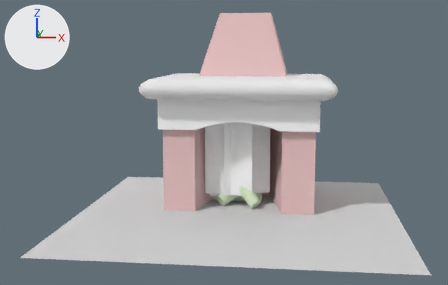
The Blender file vrml_2/movie_texture/fireplace.blend as it was, and as the next commit left it.
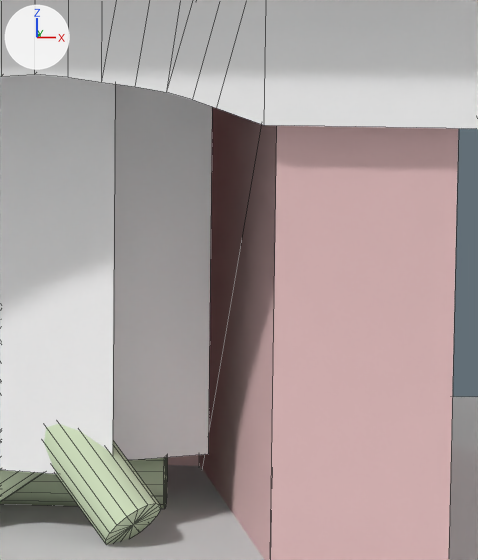
The first picture shows the older version from a 50 mm camera at (1.1, -12.17, 2.73) aimed at (-0.25, -1.1, 1.02). The close-ups show both versions on the part from 52% to 71% of the width and 38% to 74% of the height of that picture; other places that the commit changed are outside them. Arrows for +X, +Y and +Z are at upper left; the lights stay in place. The close-ups show mesh edges as thin lines.

Before the edit, the objects in view are built like this:
```python
me_plane_001 = bpy.data.meshes.new('Plane.001')
me_plane_001.from_pydata([(0.56, 1.41, 0.0), (0.56, -0.48, 0.0), (-0.58, -0.48, 0.0), (-0.58, 1.41, 0.0)], [], [(0, 3, 2, 1)])
me_plane_001.materials.append(mat_material_004)  # its picture is missing
me_plane_004 = bpy.data.meshes.new('Plane.004')
me_plane_004.from_pydata([(0.56, 1.41, 0.0), (0.56, -0.48, 0.0), (-0.58, -0.48, 0.0), (-0.58, 1.41, 0.0)], [], [(0, 3, 2, 1)])
me_plane_004.materials.append(mat_material_004)  # its picture is missing
me_woodcyl = bpy.data.meshes.new('WoodCyl')
me_woodcyl.from_pydata(...)  # a 16-sided cylinder along z spanning x -0.1..0.1, y -0.1..0.1, z -0.4..0.4
me_woodcyl.polygons.foreach_set('use_smooth', [True] * 48)
me_woodcyl.materials.append(mat_wood)  # its picture is missing
ob_plane_001 = bpy.data.objects.new('Plane.001', me_plane_001)
ob_plane_001.location = (-0.1, -0.077, 0.3)
ob_plane_001.rotation_euler = (1.571, 0.0, 0.436)  # degrees (90, 0, 25)
ob_plane_003 = bpy.data.objects.new('Plane.003', me_plane_004)
ob_plane_003.location = (0.135, -0.432, 0.314)
ob_plane_003.rotation_euler = (1.571, 0.0, 0.436)  # degrees (90, 0, 25)
ob_plane_003.scale = (0.82, 0.82, 0.82)
ob_wood3 = bpy.data.objects.new('Wood3', me_woodcyl)
ob_wood3.location = (-0.08, -0.13, -0.191)
ob_wood3.rotation_euler = (0.0, 1.571, 0.0)  # degrees (0, 90, 0)
ob_wood3.scale = (1.17, 1.17, 1.17)
_m = ob_wood3.modifiers.new('EdgeSplit', 'EDGE_SPLIT')
# also in view: 'Komin' at (0.0, 0.0, 1.5); 'Plane' at (0.0, -1.0, -0.3); 'Plane.002' at (-0.23, -0.56, 0.7); 'Wood2' at (-0.05, -0.29, -0.01); 'Cube.002' at (0.0, -0.05, 1.64)
```
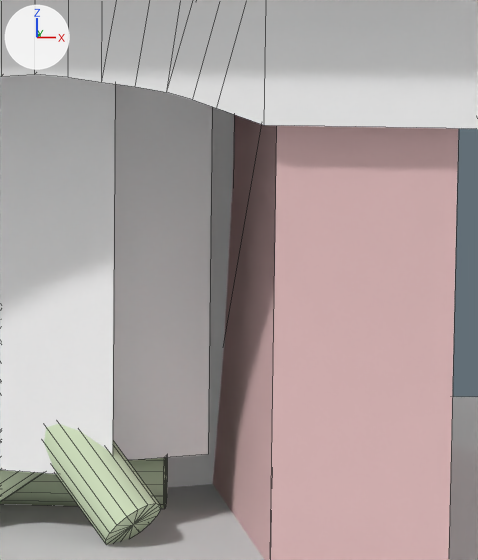
What differs and where, as boxes [x1, y1, x2, y2] in the close-ups (478 x 560 px):
'Plane.001', rescaled (not visible before)
    after: [167, 107, 234, 487]

The edits, one by one:
Object 'Plane.001' (ob_plane_001) is rescaled from (1.0, 1.0, 1.0) to (1.4, 1.4, 1.4).
